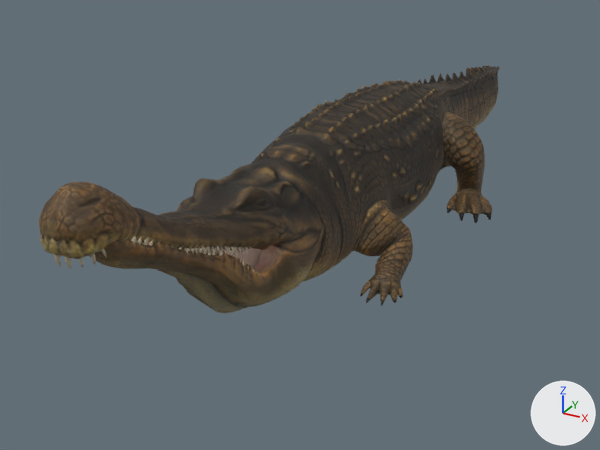
An edit to the glTF model content/creatures/sarcosuchus/model.glb, drawn before and after from the same camera.
Camera for both pictures: a 50 mm lens placed at (1.77, -3.85, 1.85), pointed at (-0.37, 0.05, -0.1). Every picture has the same lights, and +X, +Y and +Z are marked at lower right. The first picture is the older version. Vertices at exactly the same position are counted once.

The older version as bpy lines, for what is in view:
```python
me_mesh_0 = bpy.data.meshes.new('Mesh_0')
me_mesh_0.from_pydata(...)  # 7696 vertices, 14506 faces; spans x -0.64..0.64, y -2.21..3.29, z 0.0..0.95
me_mesh_0.materials.append(mat_material_0)
ob_sarcosuchus_1 = bpy.data.objects.new('sarcosuchus.1', me_mesh_0)
ob_sarcosuchus_1.location = (0.0, 0.0, 0.0)
```
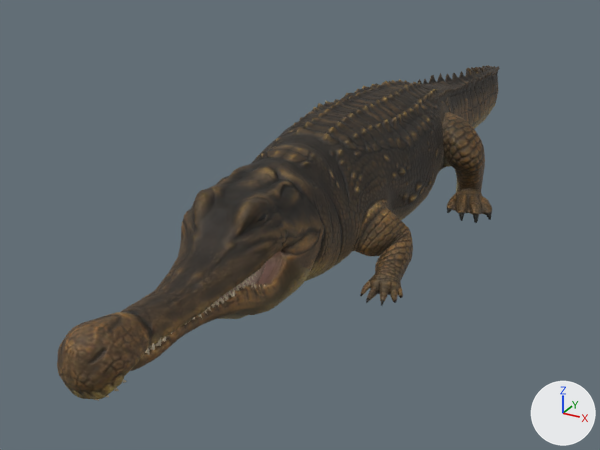
Changed parts and their boxes [x1, y1, x2, y2] in the pictures (600 x 450 px; the box of a moved part takes in the faces that stretch with it):
'sarcosuchus.1', reshaped (35% taller): before [39, 65, 500, 313]; after [57, 65, 500, 401]
part 1 of me_mesh_0, moved or reshaped (not visible afterwards): before [65, 257, 71, 269]
part 2 of me_mesh_0, moved or reshaped (not visible afterwards): before [90, 253, 96, 264]
part 3 of me_mesh_0, moved or reshaped: before [257, 201, 267, 205]; after [258, 213, 266, 221]
part 4 of me_mesh_0, moved or reshaped: before [39, 176, 319, 313]; after [57, 177, 319, 399]

What the commit changed:
me_mesh_0 is used by ob_sarcosuchus_1; location (0.0, 0.0, 0.0).
me_mesh_0 had 7696 vertices, 14506 faces and spanned x -0.64..0.64, y -2.21..3.29, z 0.0..0.95.
me_mesh_0 now has 7696 vertices, 14506 faces and spans x -0.64..0.64, y -2.21..3.29, z 0.0..0.72.
me_mesh_0 part 1: the loose piece of 17 vertices spanning x 0.03..0.05, y -2.19..-2.17, z 0.69..0.75 is turned 25.8 degrees about the x axis through its middle, then moved by (0.0, 0.04, -0.53).
me_mesh_0 part 2: the loose piece of 16 vertices spanning x 0.09..0.1, y -2.14..-2.11, z 0.7..0.75 is scaled about its middle by (1, 1.8, 0.778), then moved by (0.0, 0.03, -0.5).
me_mesh_0 part 3: the loose piece of 67 vertices spanning x 0.12..0.18, y -1.27..-1.21, z 0.57..0.64 is turned 19.8 degrees about the x axis through its middle and scaled by 1.03, then moved by (0.0, -0.01, -0.05).
me_mesh_0 part 4: 2790 of 7696 vertices moved; they spanned x -0.28..0.3, y -2.21..-1.02, z 0.08..0.95 and now span x -0.28..0.3, y -2.21..-1.01, z 0.03..0.62; mean shift (0.0, 0.04, -0.26); largest move (0.02, -2.2, 0.85) -> (0.02, -2.21, 0.3).
Other edits to the shape of me_mesh_0 do not show in these pictures.
